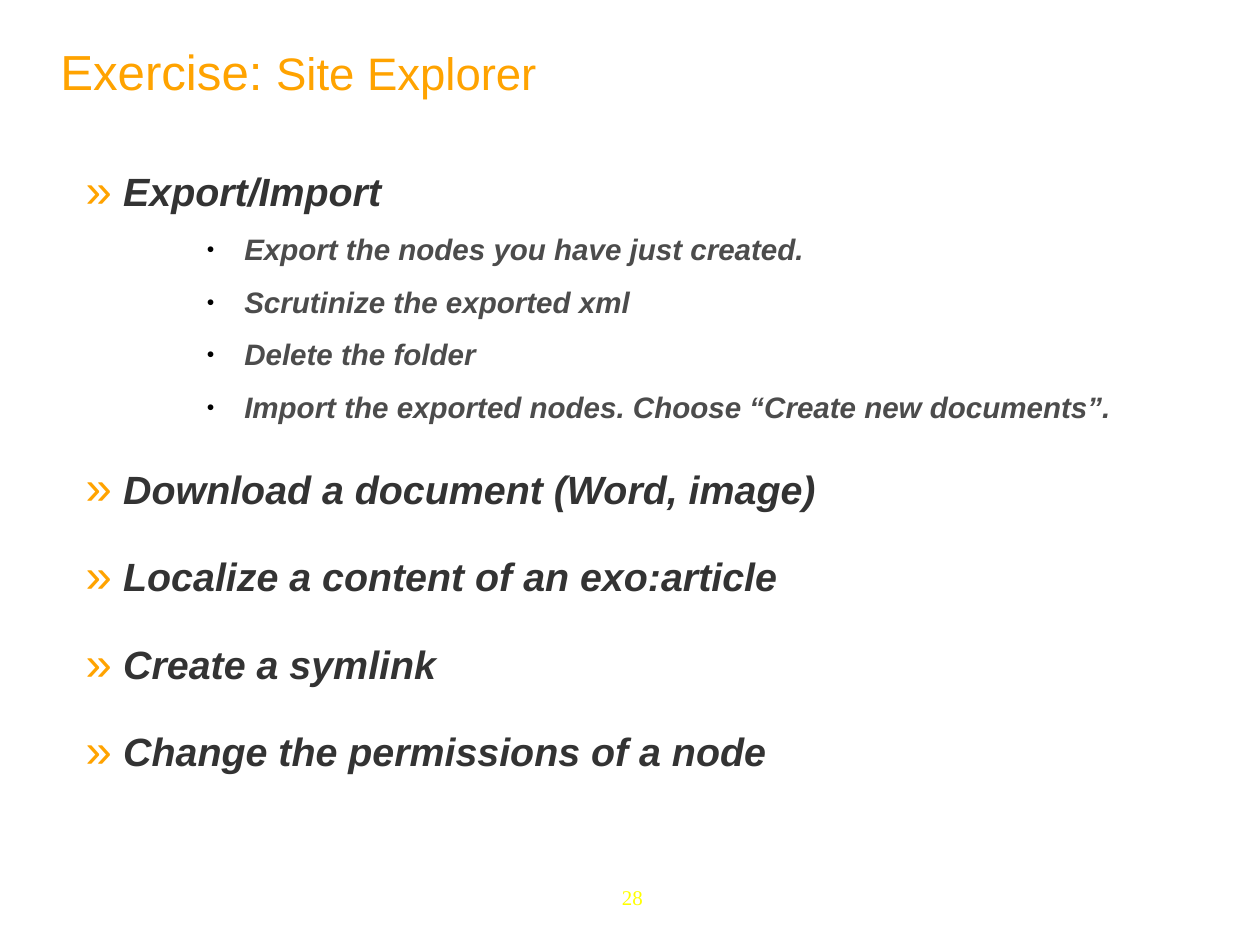
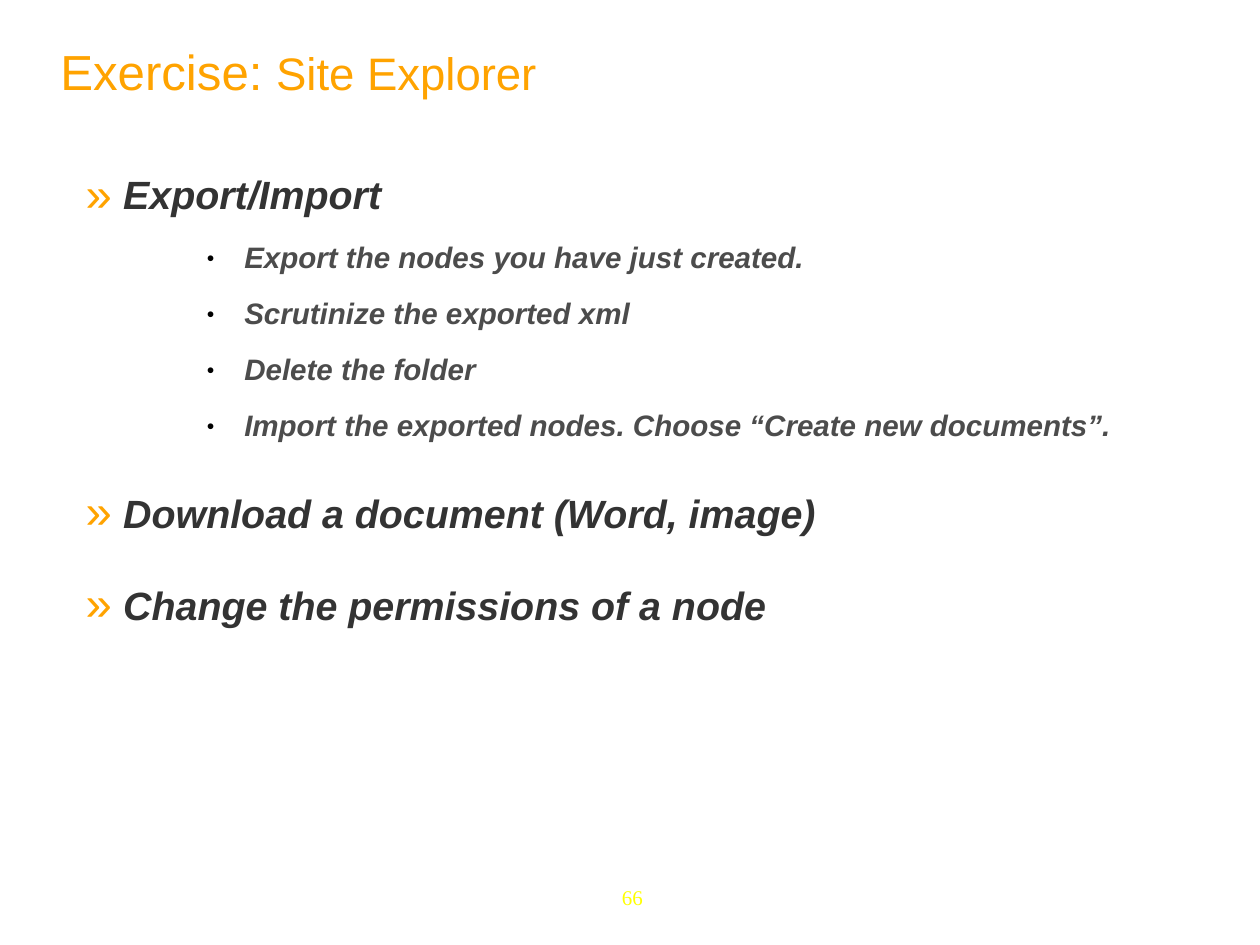
Before and after one commit to anhvurz90/training, a slide deck: slide 66 of slides/exo-fundamentals/en/060 ECM-Intro-XFund-en.ppt (slide 28 before the commit). Drawn at 1260x945 pixels with LibreOffice and Linux fonts; fonts in the diff are those of the drawing; background and template pictures are left out. Boxes give left, top, right and bottom in pixels: in the first picture for what was removed or moved away, otherwise in the second. Text is boxed around its words. In the diff, an @@ line names an element or a change of style, - is before the commit and + after.

```diff
--- a/slides/exo-fundamentals/en/060 ECM-Intro-XFund-en.ppt
+++ b/slides/exo-fundamentals/en/060 ECM-Intro-XFund-en.ppt
@@ text "Export/Import" at [123,180,1110,628]: line spacing 0.88 to 0.98; line spacing 1.4 to 1.5 @@
@@ text at [123,562,777,687]: paragraphs removed @@
-» Localize a content of an exo:article
-» Create a symlink
@@ page number at [622,891,643,906]: text changed @@
-28
+66
```
Also in this commit, not shown: 6 other slides changed, 43 slides added, 8 slides removed, 1 other file.
